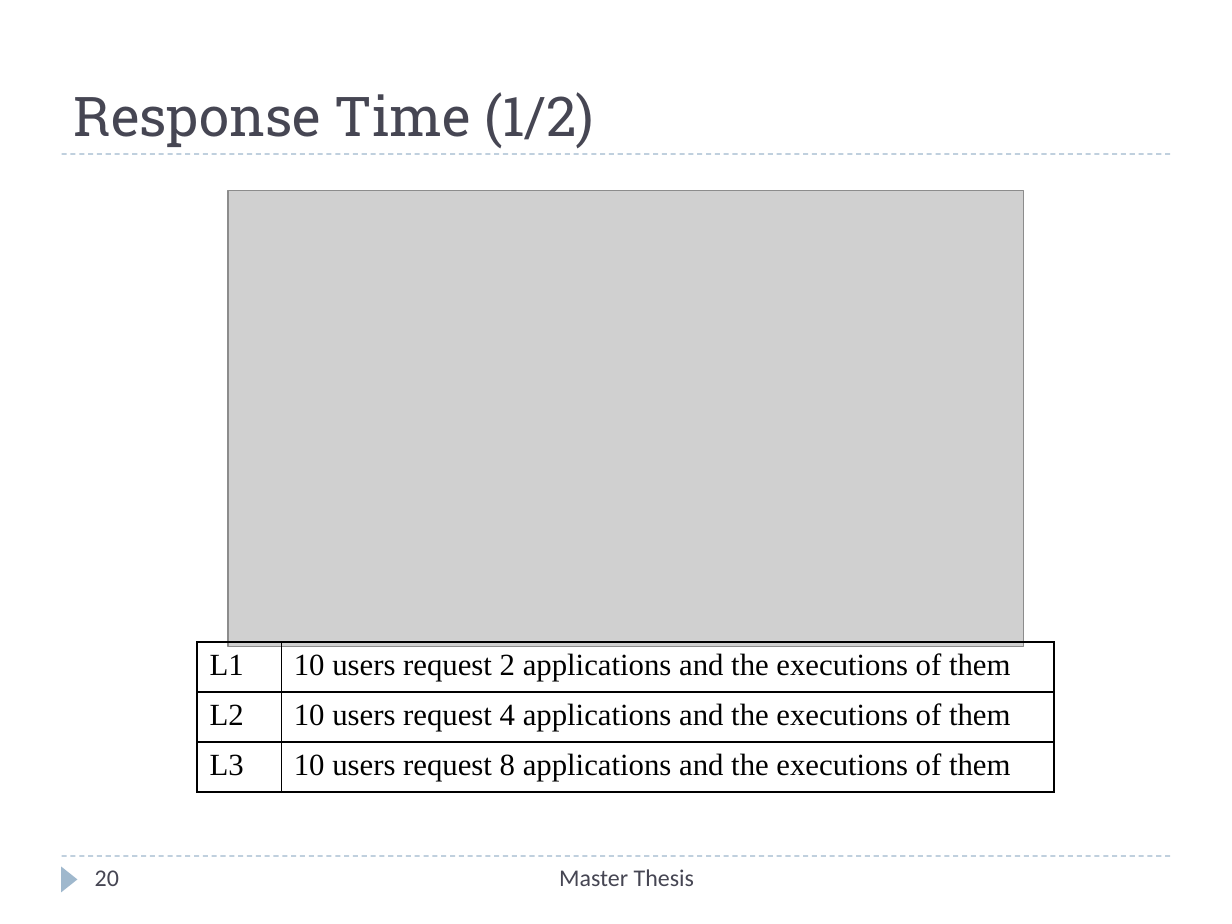
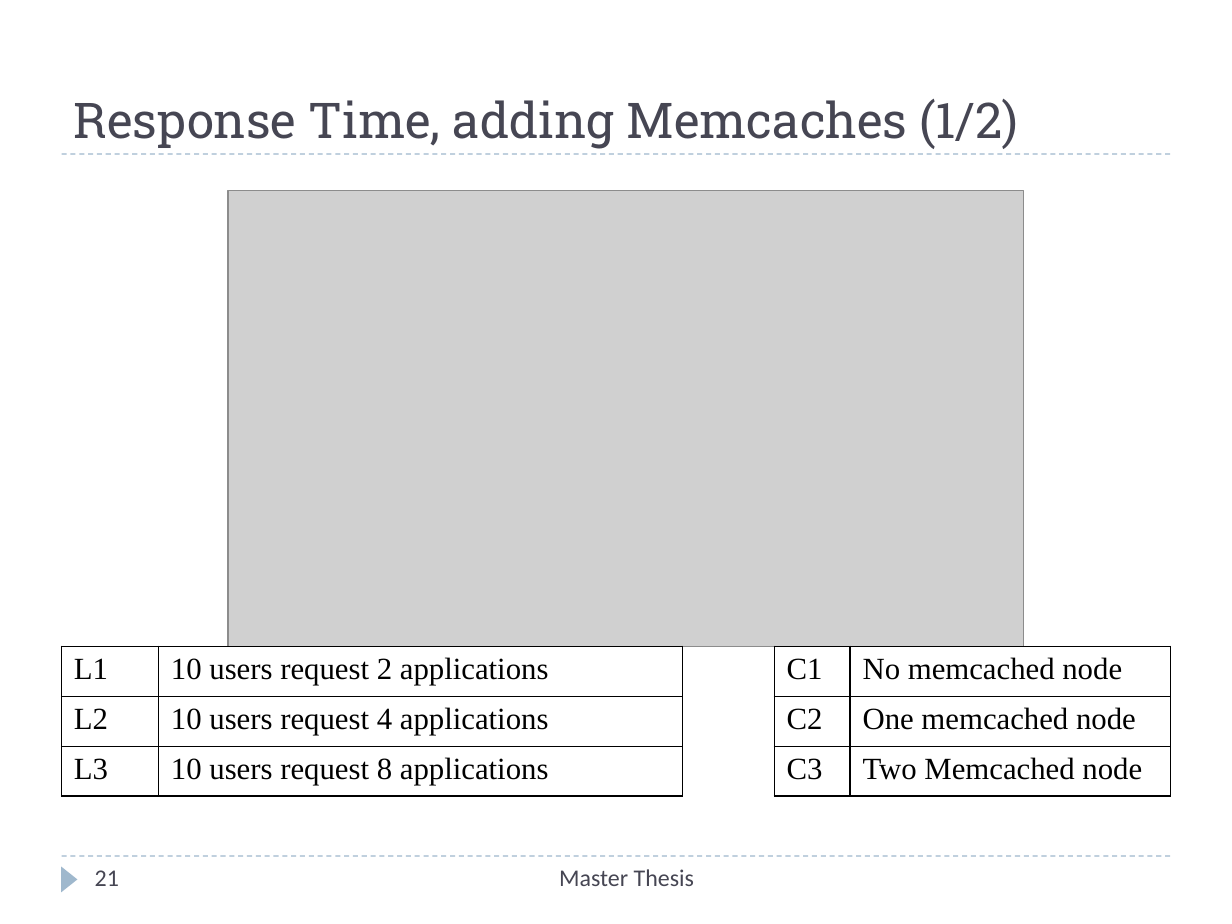
Before and after one commit to Christos-Papoulas/master_thesis, a slide deck: slide 21 of presentation/presentation.pptx (slide 20 before the commit). Drawn at 1232x924 pixels with LibreOffice and Linux fonts; fonts in the diff are those of the drawing; grey boxes stand for pictures. Boxes give left, top, right and bottom in pixels: in the first picture for what was removed or moved away, otherwise in the second. Text is boxed around its words. In the diff, an @@ line names an element or a change of style, - is before the commit and + after.

Commit message:
changes for presentation

```diff
--- a/presentation/presentation.pptx
+++ b/presentation/presentation.pptx
@@ title at (74, 99, 1018, 149): text changed; size 32 to 28.8 pt @@
-Response Time (1/2)
+Response Time, adding Memcaches (1/2)
@@ table at (62, 647, 683, 797) @@
-row 1, column 2: 10 users request 2 applications and the executions of them
+row 1, column 2: 10 users request 2 applications
-row 2, column 2: 10 users request 4 applications and the executions of them
+row 2, column 2: 10 users request 4 applications
-row 3, column 2: 10 users request 8 applications and the executions of them
+row 3, column 2: 10 users request 8 applications
@@ table: place and size @@
-table at (197, 642, 1053, 792)
+table at (62, 647, 683, 797)
@@ table added at (774, 647, 1170, 797), 3 rows, 2 columns @@
+C1 | No memcached node
+C2 | One memcached node
+C3 | Two Memcached node
@@ page number at (95, 870, 119, 886): text changed @@
-20
+21
```
Also in this commit, not shown: 12 other slides changed, 2 slides added, 1 slide removed, 19 other files.
